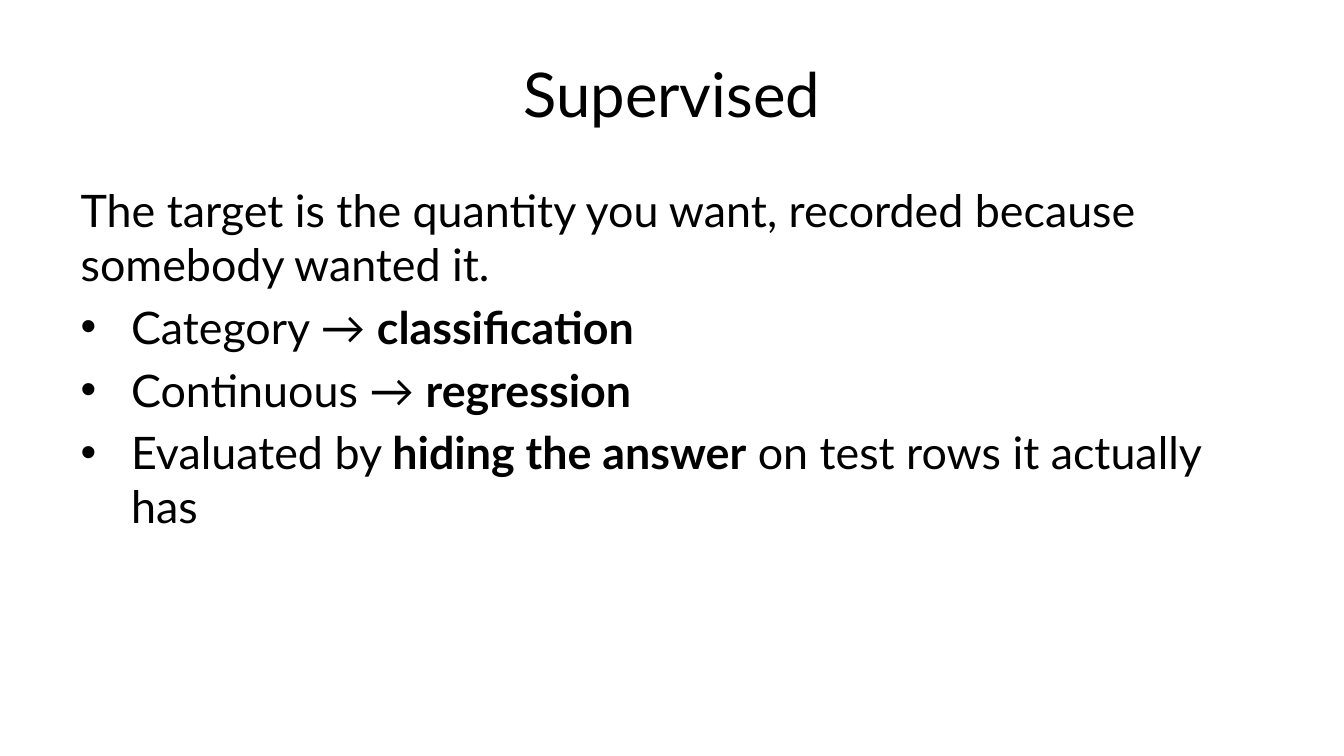
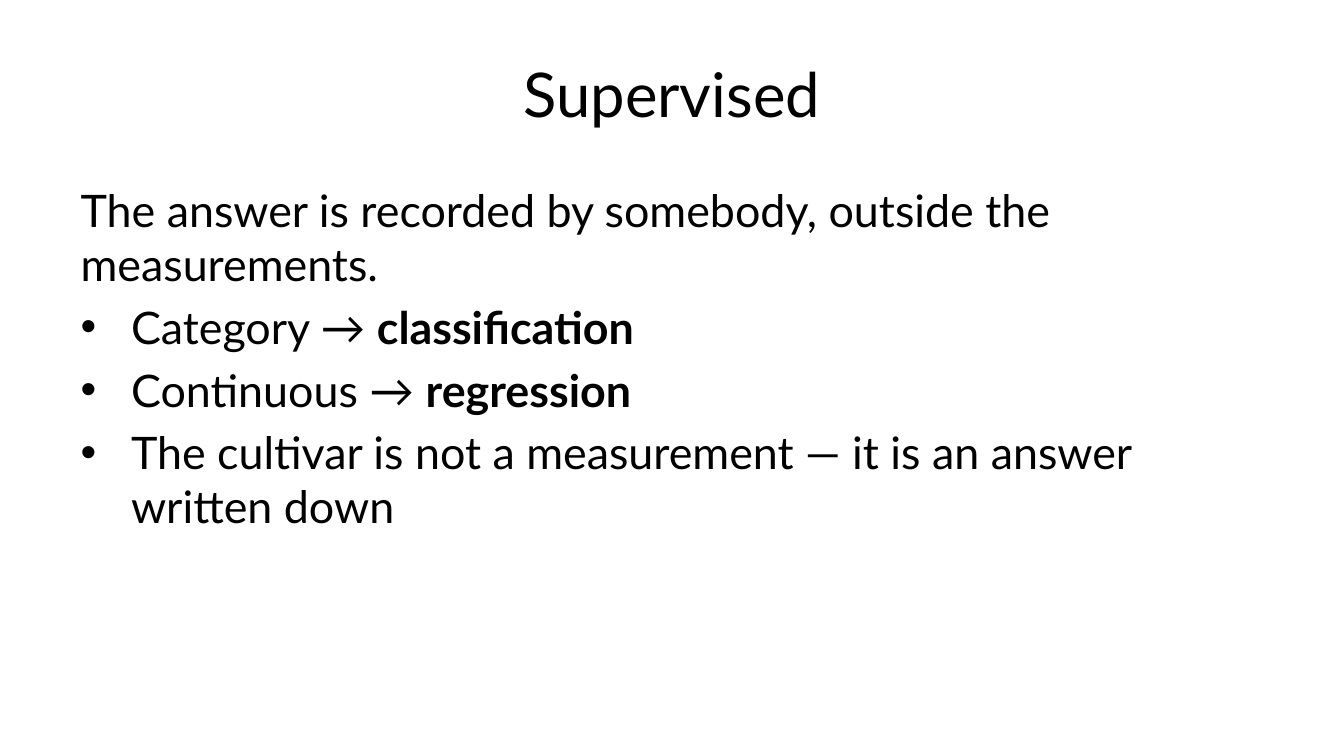
Before and after one commit to fabioantonini/technologies-for-artificial-intelligence, a slide deck: slide 33 of Lessons/01_introduction_and_workflow/Slides/introduction_and_workflow_slides.pptx. Drawn at 1344x756 pixels with LibreOffice and Linux fonts; fonts in the diff are those of the drawing; background and template pictures are left out. Boxes give left, top, right and bottom in pixels: in the first picture for what was removed or moved away, otherwise in the second. Text is boxed around its words. In the diff, an @@ line names an element or a change of style, - is before the commit and + after.

```diff
--- a/Lessons/01_introduction_and_workflow/Slides/introduction_and_workflow_slides.pptx
+++ b/Lessons/01_introduction_and_workflow/Slides/introduction_and_workflow_slides.pptx
@@ text at (81, 194, 1050, 282): text changed @@
-The target is the quantity you want, recorded because somebody wanted it.
+The answer is recorded by somebody, outside the measurements.
@@ text at (131, 436, 1132, 524): text changed @@
-• Evaluated by hiding the answer on test rows it actually has
+• The cultivar is not a measurement — it is an answer written down
```
Also in this commit, not shown: 2 other slides changed, 7 other files.
